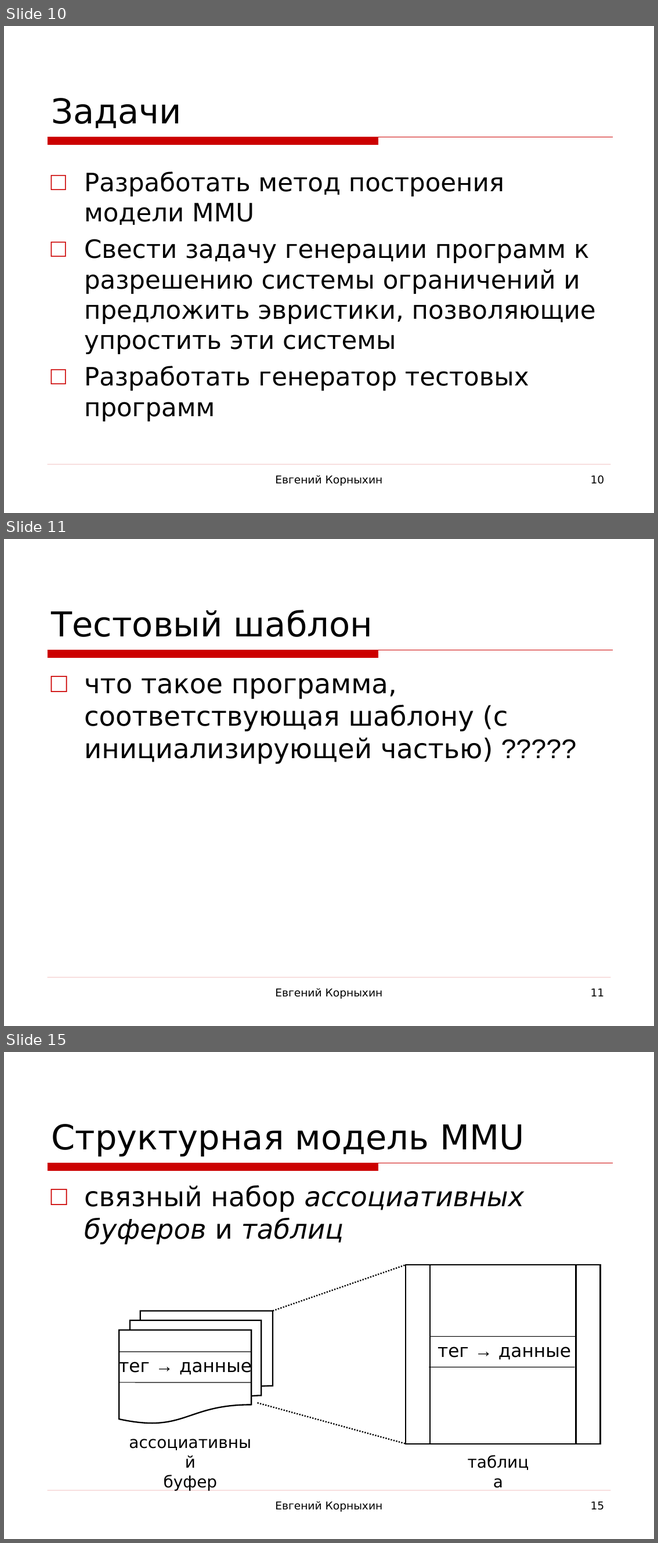
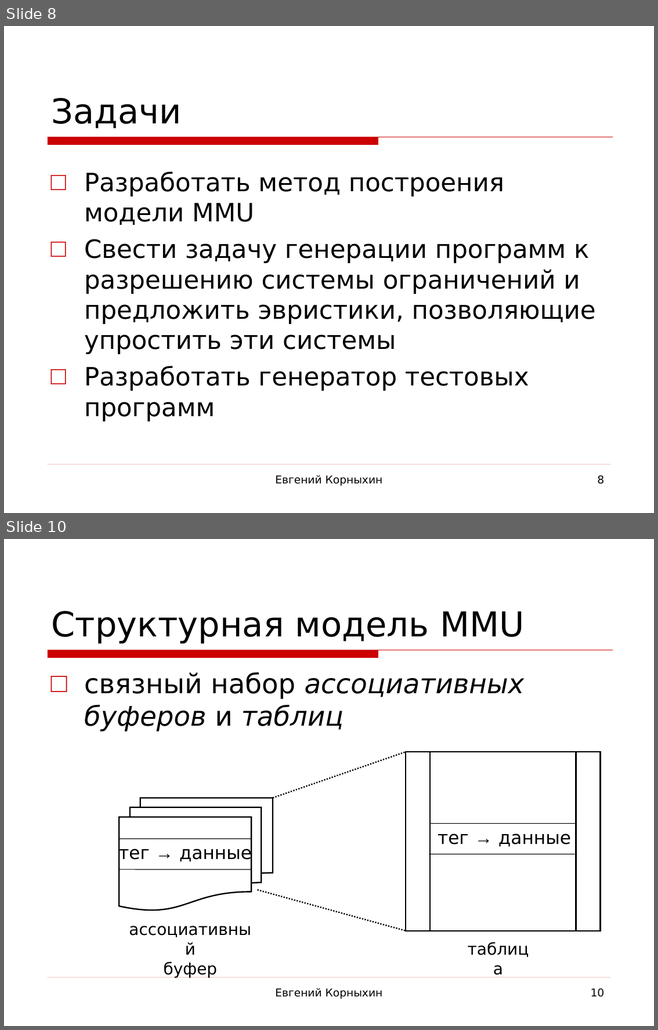
Before and after one commit to kornevgen/tesla-project, a slide deck: papers/THESIS/talks/Oct13 - ISP/isp-slides3.ppt. Shown one above the other, each under a label of ours: slides 10, 11 and 15 before the commit, slides 8 and 10 after it; the slides between them are not shown. The pictures are 658x1543 and 658x1030 pixels, drawn with LibreOffice and Linux fonts; fonts in the diff are those of the drawing; background and template pictures are left out. Boxes give left, top, right and bottom in pixels: in the first picture for what was removed or moved away, otherwise in the second. Text is boxed around its words. In the diff, an @@ line names an element or a change of style, - is before the commit and + after.

```diff
--- a/papers/THESIS/talks/Oct13 - ISP/isp-slides3.ppt
+++ b/papers/THESIS/talks/Oct13 - ISP/isp-slides3.ppt
@@ slide 11 removed at (4,539,654,1026), background picture (left out); not listed: 2 template elements that a slide beside it also shows @@
@@ title removed at (52,610,372,637) @@
-Тестовый шаблон
@@ text removed at (84,678,508,764) @@
-□ что такое программа, соответствующая шаблону (с инициализирующей частью) ?????
@@ text removed at (275,988,383,999) @@
-Евгений Корныхин
@@ page number removed at (590,988,604,997) @@
-11
@@ what was slide 10 is now slide 8 @@
@@ page number at (597,475,604,484): text changed @@
-10
+8
@@ what was slide 15 is now slide 10 @@
@@ page number at (590,988,604,997): text changed @@
-15
+10
```
Also in this commit, not shown: 4 slides changed, 1 slide added, 5 other slides removed.
